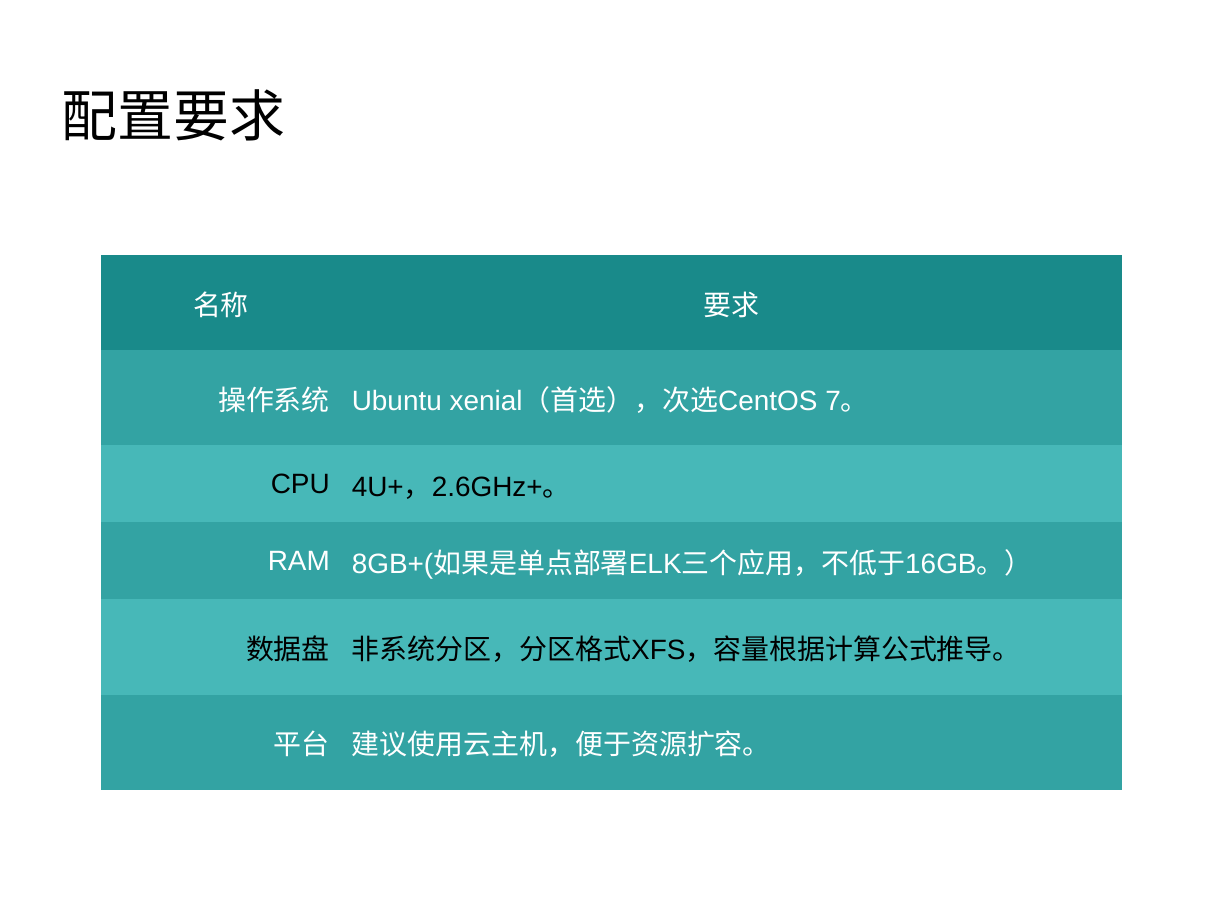
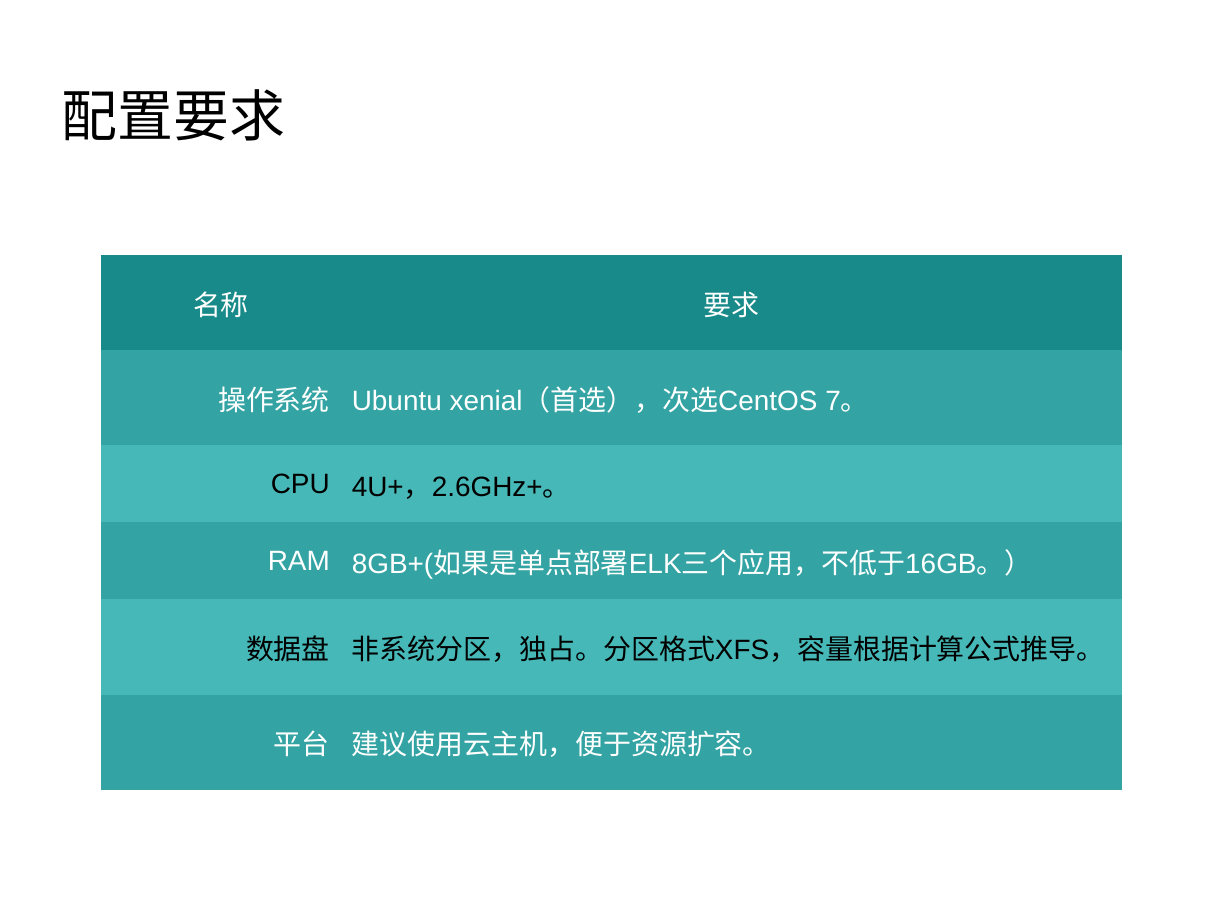
Before and after one commit to bottlelee/ansible-elk-deploy, a slide deck: slide 12 of docs/Arch_intro.odp (slide 8 before the commit). Drawn at 1232x924 pixels with LibreOffice and Linux fonts; fonts in the diff are those of the drawing; background and template pictures are left out. Boxes give left, top, right and bottom in pixels: in the first picture for what was removed or moved away, otherwise in the second. Text is boxed around its words. In the diff, an @@ line names an element or a change of style, - is before the commit and + after.

```diff
--- a/docs/Arch_intro.odp
+++ b/docs/Arch_intro.odp
@@ table at (102,255,1122,789) @@
-row 5, column 2: 非系统分区，分区格式XFS，容量根据计算公式推导。
+row 5, column 2: 非系统分区，独占。分区格式XFS，容量根据计算公式推导。
```
Also in this commit, not shown: 5 other slides changed, 5 slides added, 1 slide removed, 21 other files.
